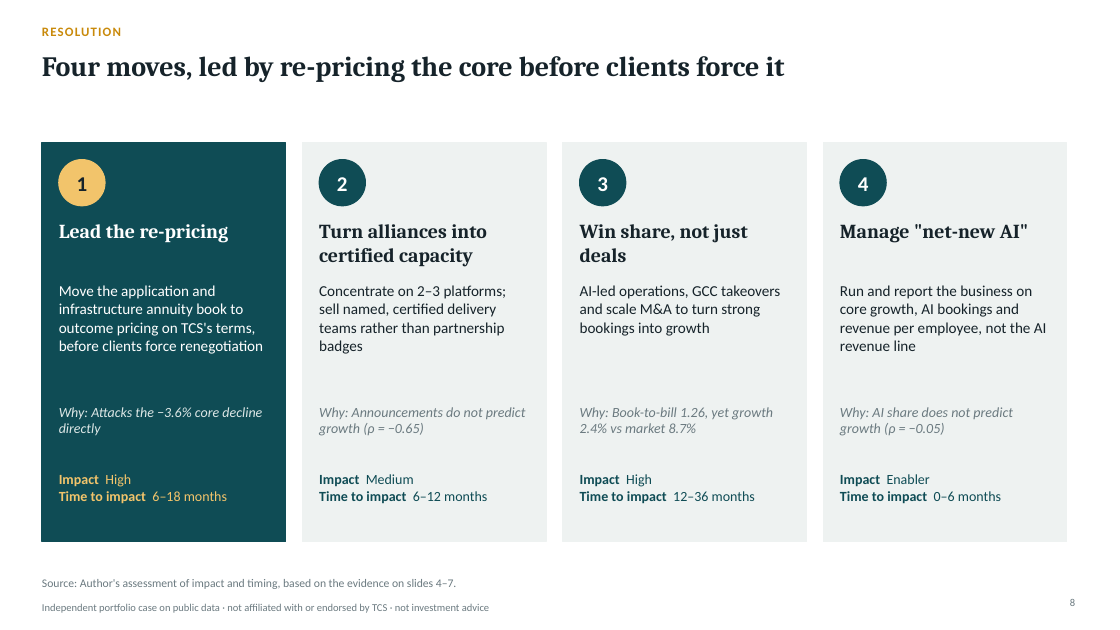
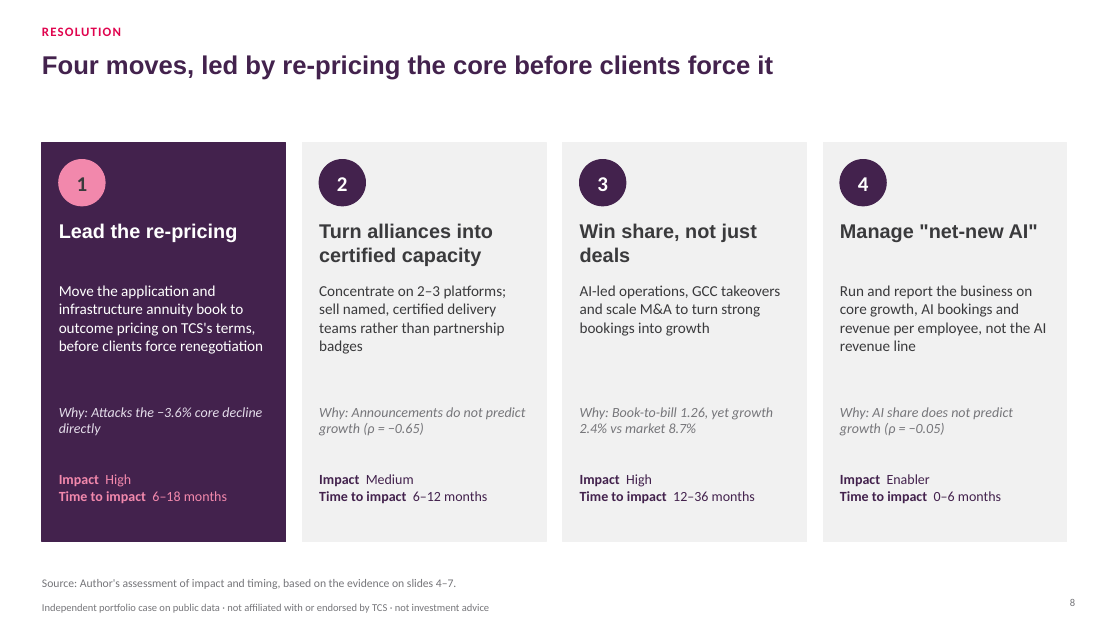
Before and after one commit to lokpriye96/ai-consulting-report-genai-services, a slide deck: slide 8 of outputs/TCS_AI_Deflation_Strategy.pptx. Drawn at 1120x630 pixels with LibreOffice and Linux fonts; fonts in the diff are those of the drawing. Boxes give left, top, right and bottom in pixels: in the first picture for what was removed or moved away, otherwise in the second. Text is boxed around its words. In the diff, an @@ line names an element or a change of style, - is before the commit and + after.

```diff
--- a/outputs/TCS_AI_Deflation_Strategy.pptx
+++ b/outputs/TCS_AI_Deflation_Strategy.pptx
@@ text "RESOLUTION" at (42,27,121,36): text colour #C98A0B to #E0044E @@
@@ title "Four moves, led by re-pricing ..." at (42,55,773,80): size 24 to 22 pt, font Cambria to Arial, text colour #16232A to #43224D @@
@@ fill #EEF2F1 to #F1F1F1; outline #EEF2F1 1 pt to #F1F1F1 1 pt in 3 elements at (302,143,546,542), (563,143,807,542), (823,143,1067,542) @@
@@ ellipse at (59,160,105,206): fill #F2C46B to #F288AC; outline #F2C46B 1 pt to #F288AC 1 pt @@
@@ fill #0F4C55 to #43224D; outline #0F4C55 1 pt to #43224D 1 pt in 4 elements at (42,143,286,542), (319,160,365,206), (580,160,626,206), (840,160,886,206) @@
@@ text "Lead the re-pricing" at (59,223,237,242): font Cambria to Arial @@
@@ font Cambria to Arial, text colour #16232A to #3A3A3C in 3 elements at (319,223,493,266), (580,223,757,262), (840,224,1038,242) @@
@@ text colour #16232A to #3A3A3C in 4 elements at (77,177,88,191), (319,285,507,354), (580,285,780,336), (840,285,1047,351) @@
@@ text "Why: Attacks the −3.6% core ..." at (59,407,262,435): text colour #DDE7E6 to #E4DDEA @@
@@ text "Impact High" at (59,474,227,503): text colour #F2C46B to #F288AC @@
@@ text colour #0F4C55 to #43224D in 3 elements at (319,474,487,503), (580,474,755,504), (840,474,1001,504) @@
```
Also in this commit, not shown: 12 other slides changed, 21 other files.
